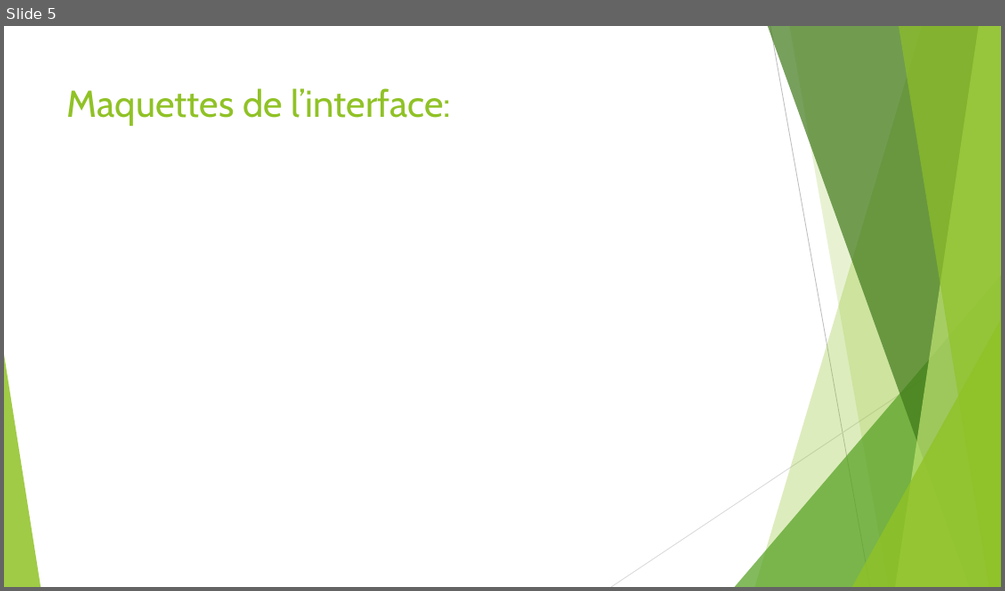
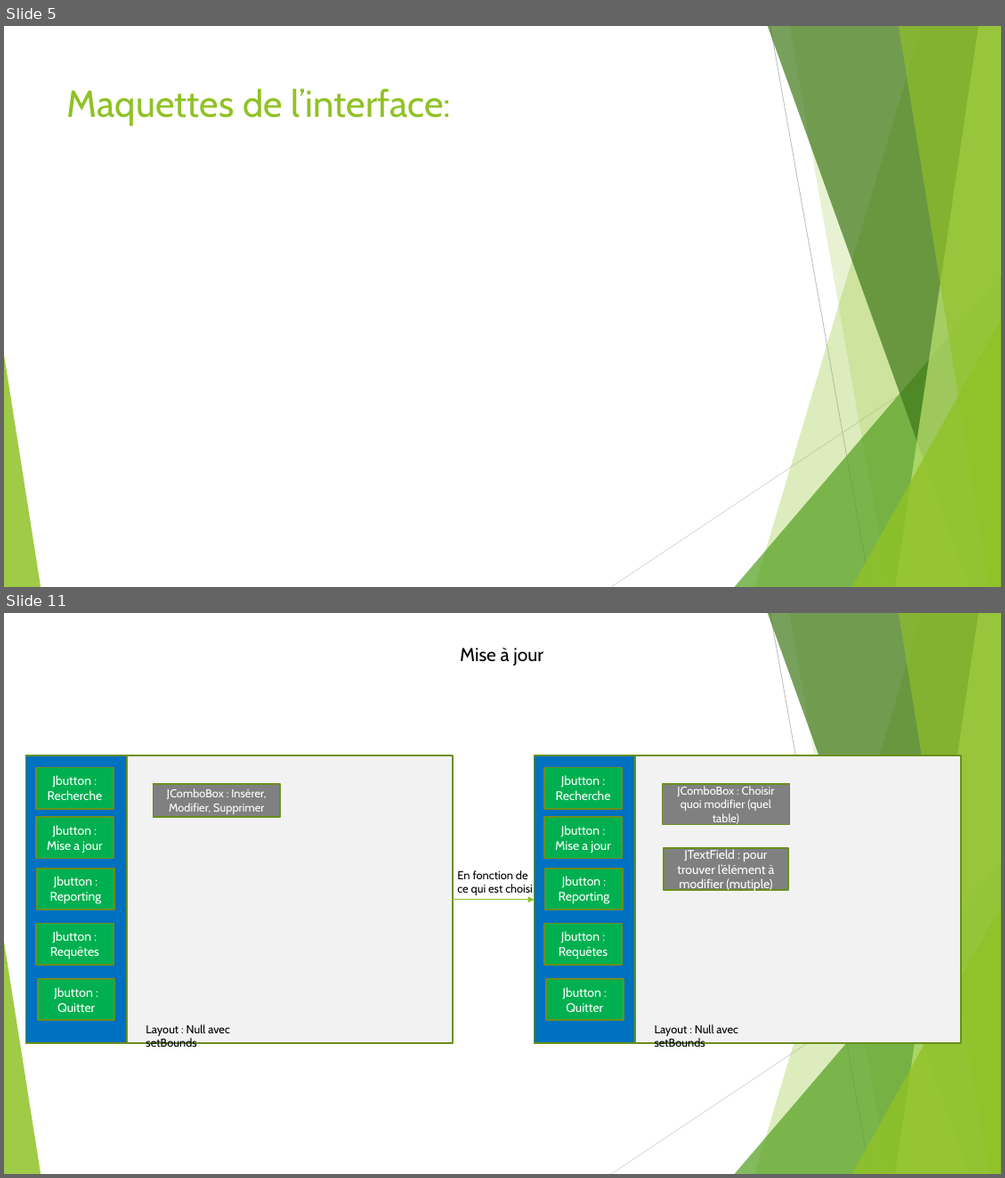
Before and after one commit to MartinLeMintier/Grey-sAnatomy, a slide deck: Gestion-informatique-dun-centre-hospitalier.pptx. Shown one above the other, each under a label of ours: slide 5 before the commit, slides 5 and 11 after it; the slides between them are not shown. The pictures are 1005x591 and 1005x1178 pixels, drawn with LibreOffice and Linux fonts; fonts in the diff are those of the drawing. Boxes give left, top, right and bottom in pixels: in the first picture for what was removed or moved away, otherwise in the second. Text is boxed around its words. In the diff, an @@ line names an element or a change of style, - is before the commit and + after.

Commit message:
Rapport avec maquettes

```diff
--- a/Gestion-informatique-dun-centre-hospitalier.pptx
+++ b/Gestion-informatique-dun-centre-hospitalier.pptx
@@ slide 11 added at [4,613,1001,1174], background #FFFFFF; not listed: 10 template elements that a slide beside it also shows @@
@@ text added at [460,648,543,666], 18 pt, text #000000 @@
+Mise à jour
@@ rectangle added at [25,755,453,1043], fill #F2F2F2, outline #6B901C 1.5 pt @@
@@ rectangle added at [25,755,127,1043], fill #0070C0, outline #6B901C 1.5 pt @@
@@ rectangle added at [36,768,113,809], fill #00B050, outline #6B901C 1.5 pt, 12 pt, text #FFFFFF @@
+Jbutton : Recherche
@@ rectangle added at [534,755,961,1043], fill #F2F2F2, outline #6B901C 1.5 pt @@
@@ rectangle added at [534,755,635,1043], fill #0070C0, outline #6B901C 1.5 pt @@
@@ rectangle added at [544,768,622,809], fill #00B050, outline #6B901C 1.5 pt, 12 pt, text #FFFFFF @@
+Jbutton : Recherche
@@ rectangle added at [153,784,280,817], fill #808080, outline #6B901C 1.5 pt, 11 pt, text #FFFFFF @@
+JComboBox : Insérer, Modifier, Supprimer
@@ rectangle added at [662,784,789,825], fill #808080, outline #6B901C 1.5 pt, 11 pt, text #FFFFFF @@
+JComboBox : Choisir quoi modifier (quel table)
@@ rectangle added at [36,817,113,859], fill #00B050, outline #6B901C 1.5 pt, 12 pt, text #FFFFFF @@
+Jbutton : Mise a jour
@@ rectangle added at [544,817,622,859], fill #00B050, outline #6B901C 1.5 pt, 12 pt, text #FFFFFF @@
+Jbutton : Mise a jour
@@ rectangle added at [663,849,788,890], fill #808080, outline #6B901C 1.5 pt, 12 pt, text #FFFFFF @@
+JTextField : pour trouver l’élément à modifier (mutiple)
@@ rectangle added at [37,868,114,909], fill #00B050, outline #6B901C 1.5 pt, 12 pt, text #FFFFFF @@
+Jbutton : Reporting
@@ text added at [457,870,533,895], 11 pt, text #000000 @@
+En fonction de
+ce qui est choisi
@@ rectangle added at [545,868,623,909], fill #00B050, outline #6B901C 1.5 pt, 12 pt, text #FFFFFF @@
+Jbutton : Reporting
@@ arrow added from (453, 900) to (534, 900), #90C226 1 pt @@
@@ rectangle added at [36,924,113,965], fill #00B050, outline #6B901C 1.5 pt, 12 pt, text #FFFFFF @@
+Jbutton : Requêtes
@@ rectangle added at [544,924,622,965], fill #00B050, outline #6B901C 1.5 pt, 12 pt, text #FFFFFF @@
+Jbutton : Requêtes
@@ rectangle added at [38,979,114,1020], fill #00B050, outline #6B901C 1.5 pt, 12 pt, text #FFFFFF @@
+Jbutton : Quitter
@@ rectangle added at [546,979,623,1020], fill #00B050, outline #6B901C 1.5 pt, 12 pt, text #FFFFFF @@
+Jbutton : Quitter
@@ text added at [146,1024,230,1046], 11 pt, text #000000 @@
+Layout : Null avec setBounds
@@ text added at [655,1024,738,1046], 11 pt, text #000000 @@
+Layout : Null avec setBounds
```
Also in this commit, not shown: 5 other slides added.
